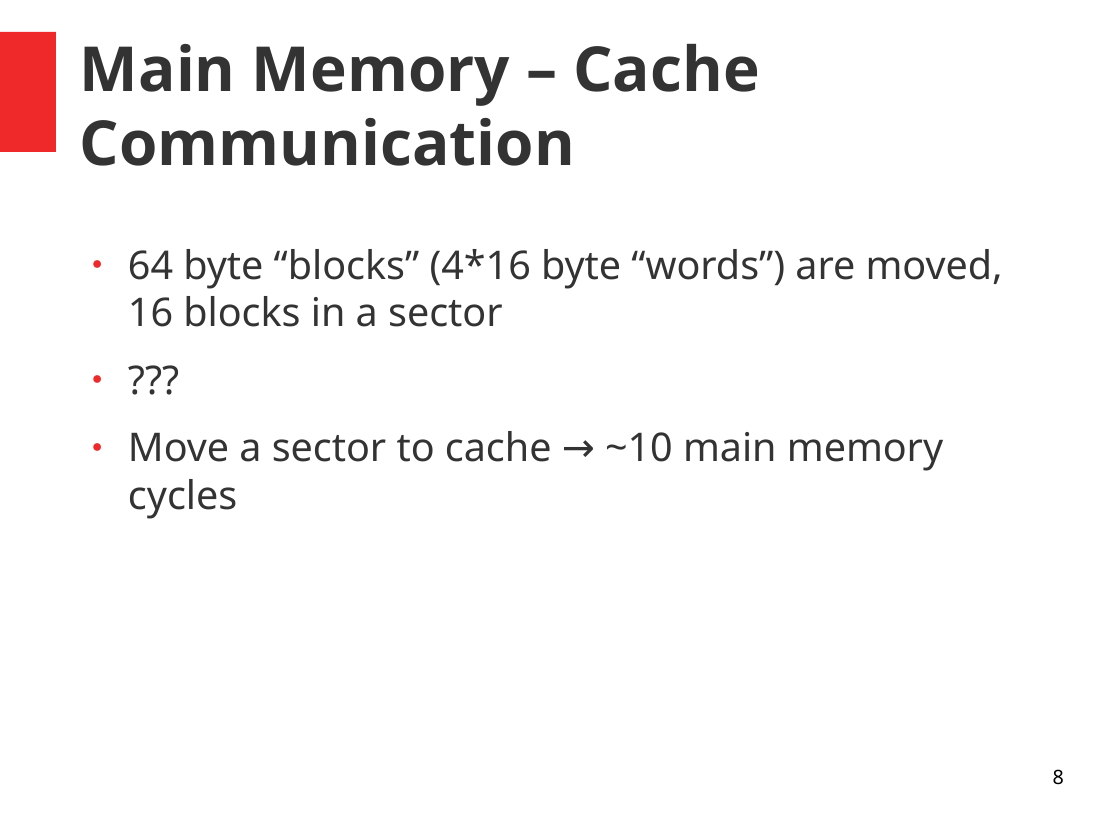
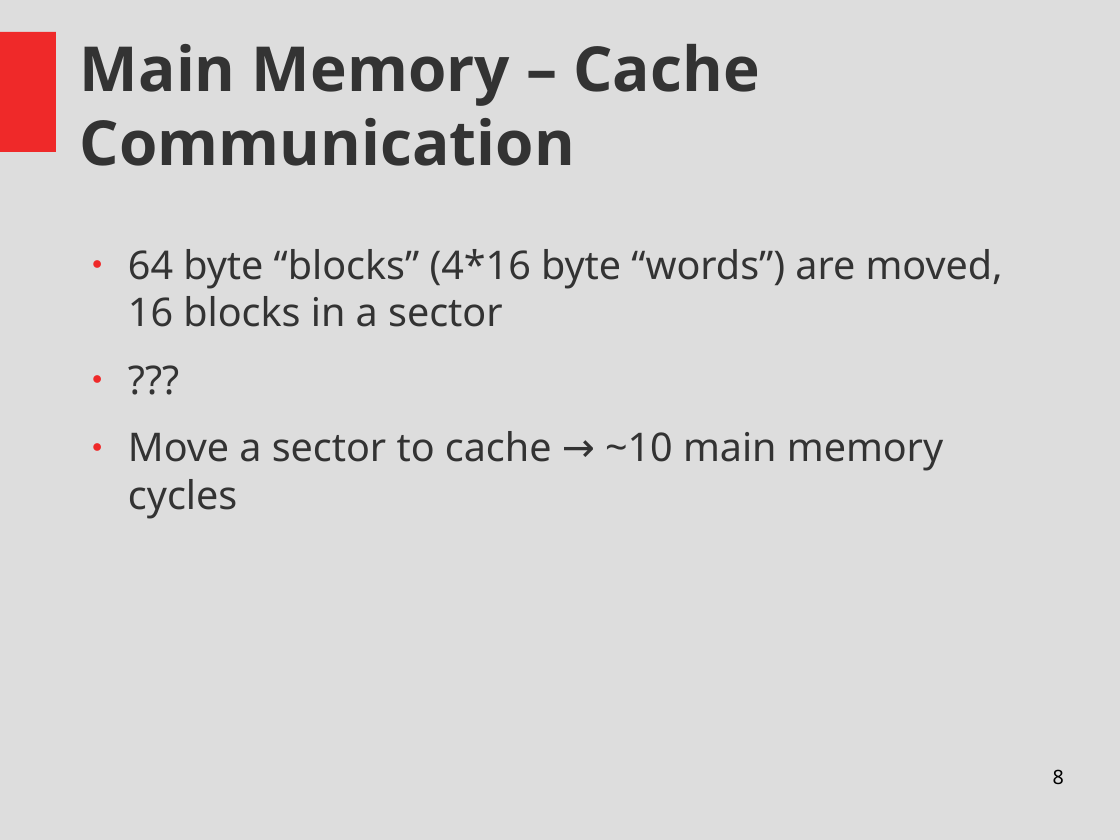
Before and after one commit to Thapep/PPS, a slide deck: slide 8 of inmemory/In Memory Processing Presentation.odp. Drawn at 1120x840 pixels with LibreOffice and Linux fonts; fonts in the diff are those of the drawing. Boxes give left, top, right and bottom in pixels: in the first picture for what was removed or moved away, otherwise in the second. Text is boxed around its words. In the diff, an @@ line names an element or a change of style, - is before the commit and + after.

```diff
--- a/inmemory/In Memory Processing Presentation.odp
+++ b/inmemory/In Memory Processing Presentation.odp
@@ background #FFFFFF to #DDDDDD @@
```
Also in this commit, not shown: 4 other slides changed, 7 slides added, 1 other file.
